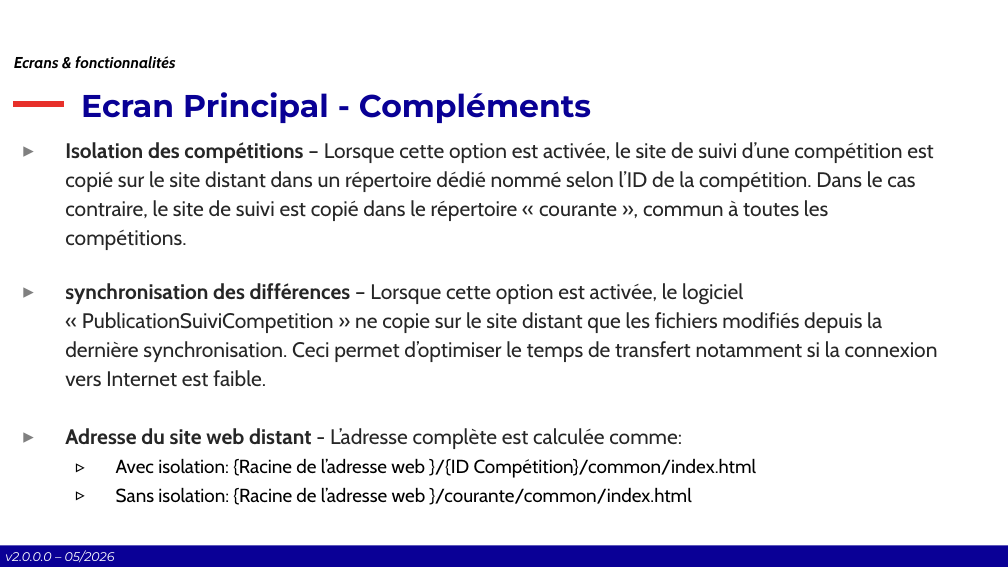
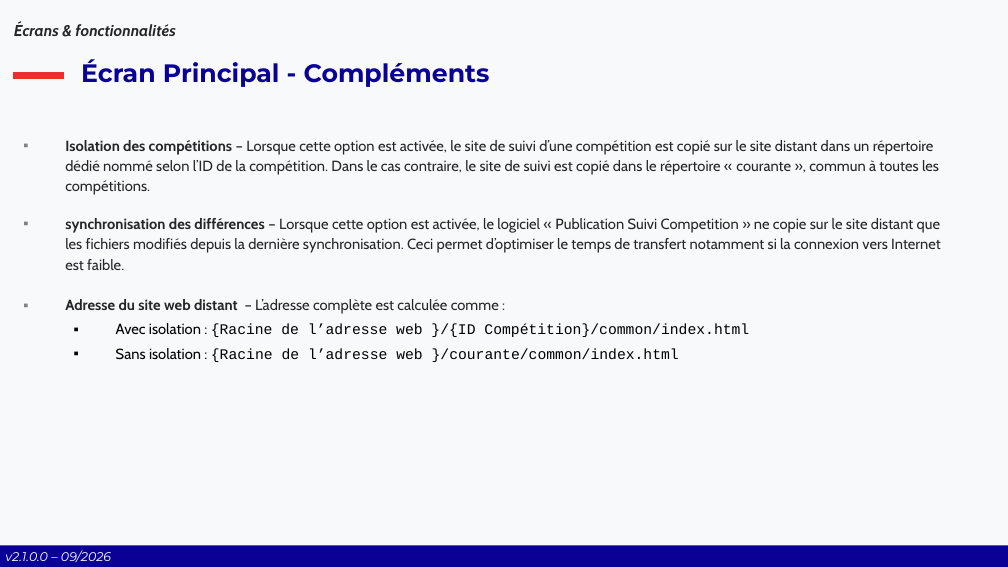
Before and after one commit to Comite-Rhone-Judo/PublicationSuiviCompetition, a slide deck: slide 26 of AppPublication/Documentation/PublicationSuiviCompetition - Manuel d'utilisation.pptx. Drawn at 1008x567 pixels with LibreOffice and Linux fonts; fonts in the diff are those of the drawing; background and template pictures are left out. Boxes give left, top, right and bottom in pixels: in the first picture for what was removed or moved away, otherwise in the second. Text is boxed around its words. In the diff, an @@ line names an element or a change of style, - is before the commit and + after.

Commit message:
Tri phases + ordre XML, corrections XAML & ergonomie
- Ajout du tri des phases et de l'attribut "ordre" dans l'export XML (ExportXML.cs, Phase.cs, ConstantXML.cs)
- Mise à jour de l'XSLT avancement_site.xslt pour affichage ordonné et ergonomique des phases
- Harmonisation des libellés, info-bulles et textes dans les vues XAML (cohérence typographique, accents, espaces)
- Correction de l'auto-refresh JS pour éviter le rechargement intempestif
- Ajustement de la hauteur de RechercheServer.xaml
- Uniformisation des boutons "OK" dans les dialogues

```diff
--- a/AppPublication/Documentation/PublicationSuiviCompetition - Manuel d'utilisation.pptx
+++ b/AppPublication/Documentation/PublicationSuiviCompetition - Manuel d'utilisation.pptx
@@ background #FFFFFF to #F8F9FA @@
@@ text at box(14, 23, 175, 36): text changed; text colour #000000 to #262626 @@
-Ecrans & fonctionnalités
+Écrans & fonctionnalités
@@ title at box(81, 59, 490, 87): text changed; size 30 to 24 pt @@
-Ecran Principal - Compléments
+Écran Principal - Compléments
@@ title "Écran Principal - Compléments" at box(81, 59, 490, 87): vertical alignment bottom to middle @@
@@ line moved from (14, 104) - (64, 104) to (14, 76) - (64, 76) @@
@@ rectangle removed at box(227, 116, 782, 450) @@
@@ text at box(65, 140, 939, 195): size 20 to 14 pt in "Isolation des compétitions – Lorsque cette option ..."; bullet ▸ to ▪ @@
@@ text at box(65, 218, 941, 362): text changed; size 20 to 14 pt @@
-▸ synchronisation des différences – Lorsque cette option est activée, le logiciel « PublicationSuiviCompetition » ne copie sur le site distant que les fichiers modifiés depuis la dernière synchronisation. Ceci permet d’optimiser le temps de transfert notamment si la connexion vers Internet est faible.
-▸ Adresse du site web distant - L’adresse complète est calculée comme:
-  ▹ Avec isolation: {Racine de l’adresse web }/{ID Compétition}/common/index.html
-  ▹ Sans isolation: {Racine de l’adresse web }/courante/common/index.html
+▪ synchronisation des différences – Lorsque cette option est activée, le logiciel « Publication Suivi Competition » ne copie sur le site distant que les fichiers modifiés depuis la dernière synchronisation. Ceci permet d’optimiser le temps de transfert notamment si la connexion vers Internet est faible.
+▪ Adresse du site web distant – L’adresse complète est calculée comme :
+  ▪ Avec isolation : {Racine de l’adresse web }/{ID Compétition}/common/index.html
+  ▪ Sans isolation : {Racine de l’adresse web }/courante/common/index.html
@@ text at box(5, 550, 111, 563): text changed @@
-v2.0.0.0 – 05/2026
+v2.1.0.0 – 09/2026
```
Also in this commit, not shown: 51 other slides changed, 4 slides added, 1 slide removed, 16 other files.
